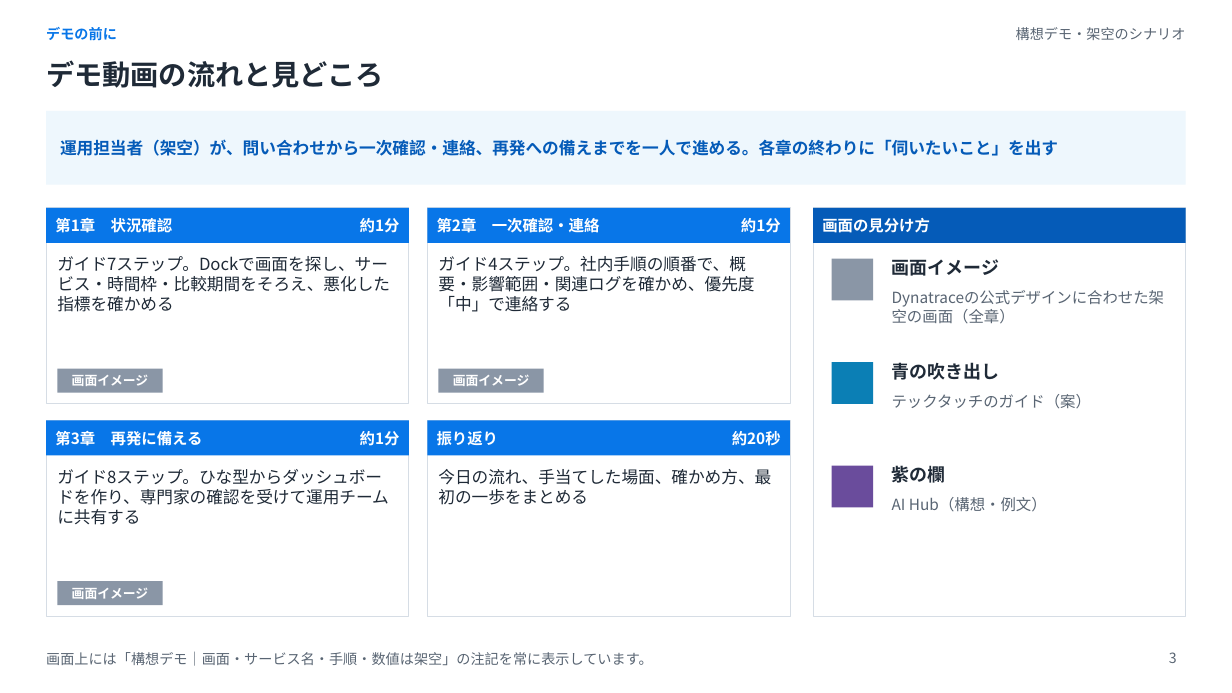
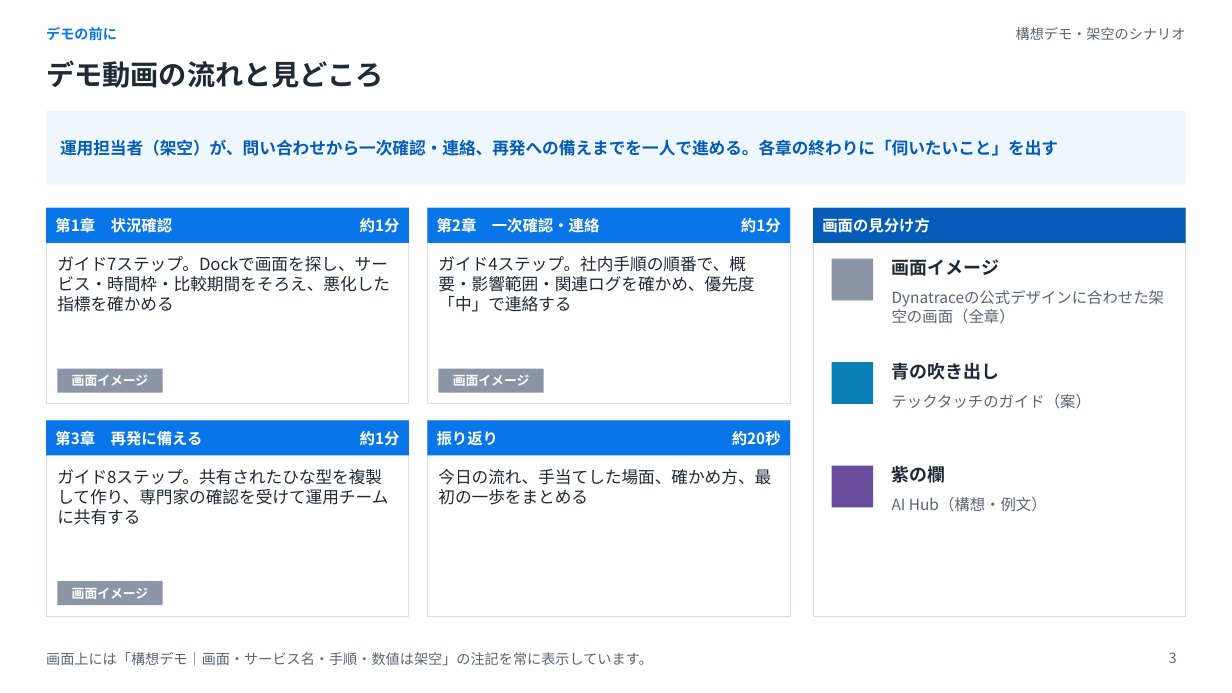
Before and after one commit to Kimurist2024/000, a slide deck: slide 3 of dynatrace-techtouch-demo/slides/Dynatrace_デモのご説明.pptx. Drawn at 1232x693 pixels with LibreOffice and Linux fonts; fonts in the diff are those of the drawing. Boxes give left, top, right and bottom in pixels: in the first picture for what was removed or moved away, otherwise in the second. Text is boxed around its words. In the diff, an @@ line names an element or a change of style, - is before the commit and + after.

```diff
--- a/dynatrace-techtouch-demo/slides/Dynatrace_デモのご説明.pptx
+++ b/dynatrace-techtouch-demo/slides/Dynatrace_デモのご説明.pptx
@@ text at box(57, 469, 388, 525): text changed @@
-ガイド8ステップ。ひな型からダッシュボードを作り、専門家の確認を受けて運用チームに共有する
+ガイド8ステップ。共有されたひな型を複製して作り、専門家の確認を受けて運用チームに共有する
```
Also in this commit, not shown: 2 other slides changed, 6 other files.
